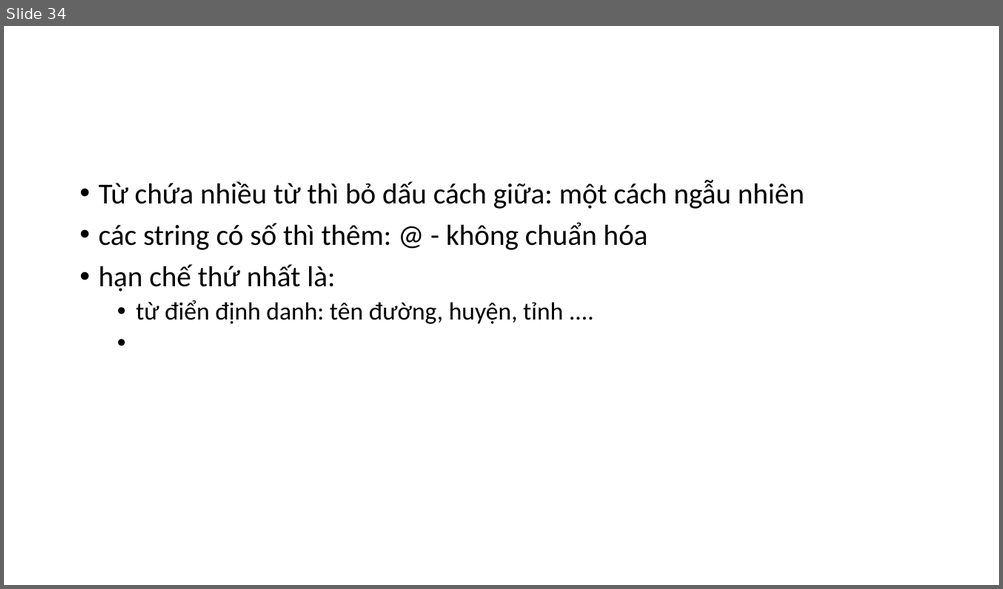
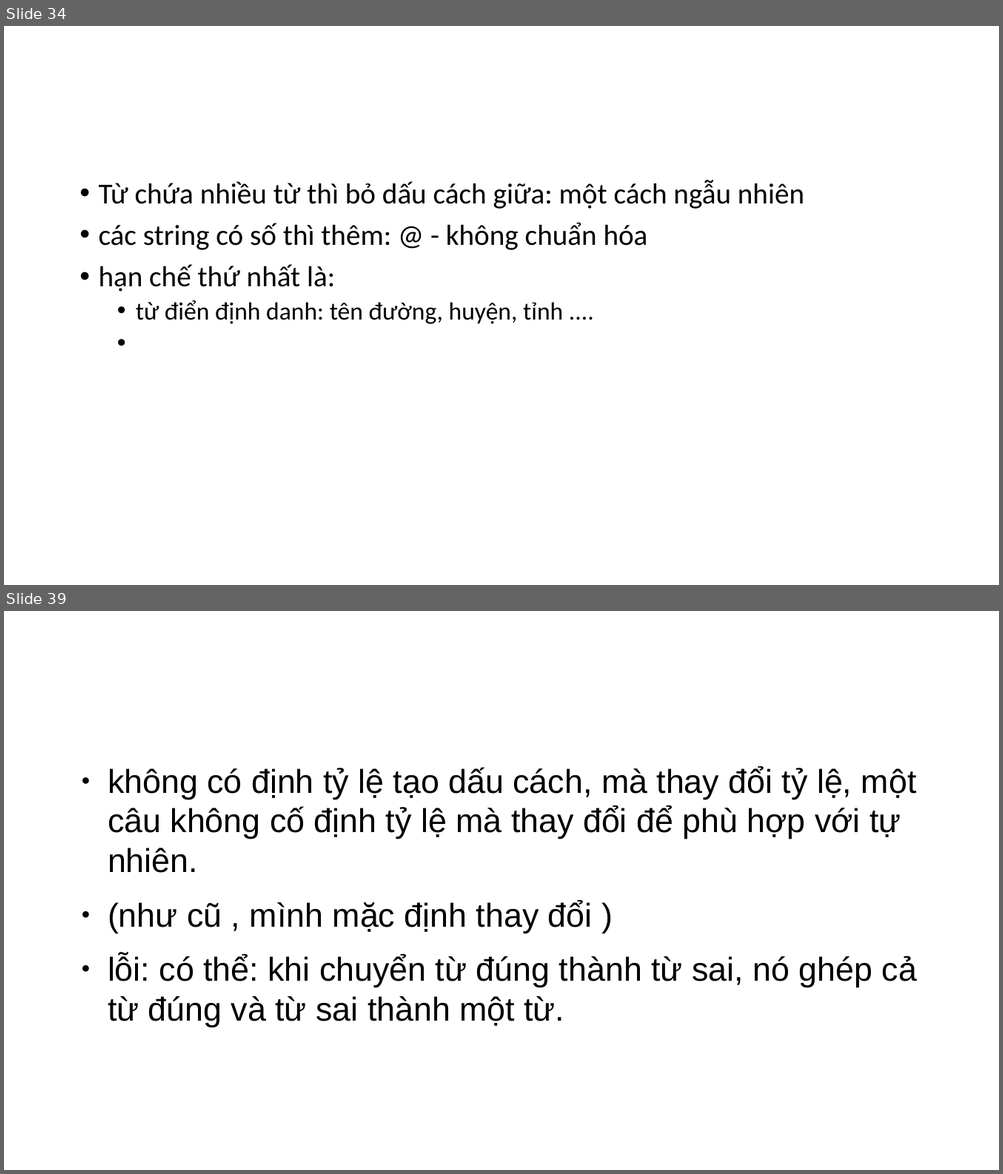
Before and after one commit to manhcntt21/TextNormSeq2Seq, a slide deck: Presentation1.pptx. Shown one above the other, each under a label of ours: slide 34 before the commit, slides 34 and 39 after it; the slides between them are not shown. The pictures are 1003x589 and 1003x1174 pixels, drawn with LibreOffice and Linux fonts; fonts in the diff are those of the drawing. Boxes give left, top, right and bottom in pixels: in the first picture for what was removed or moved away, otherwise in the second. Text is boxed around its words. In the diff, an @@ line names an element or a change of style, - is before the commit and + after.

```diff
--- a/Presentation1.pptx
+++ b/Presentation1.pptx
@@ slide 39 added at [4,611,999,1170], background #FFFFFF @@
@@ text added at [108,766,916,1028], 32 pt, text #000000 @@
+● không có định tỷ lệ tạo dấu cách, mà thay đổi tỷ lệ, một câu không cố định tỷ lệ mà thay đổi để phù hợp với tự nhiên.
+● (như cũ , mình mặc định thay đổi )
+● lỗi: có thể: khi chuyển từ đúng thành từ sai, nó ghép cả từ đúng và từ sai thành một từ.
```
Also in this commit, not shown: 10 slides changed, 4 other slides added.
